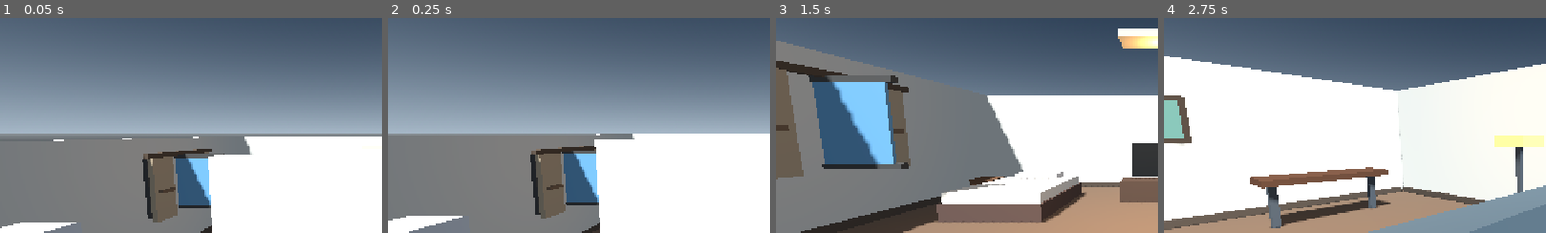
Above: before the commit, frames 1-4 (left to right).
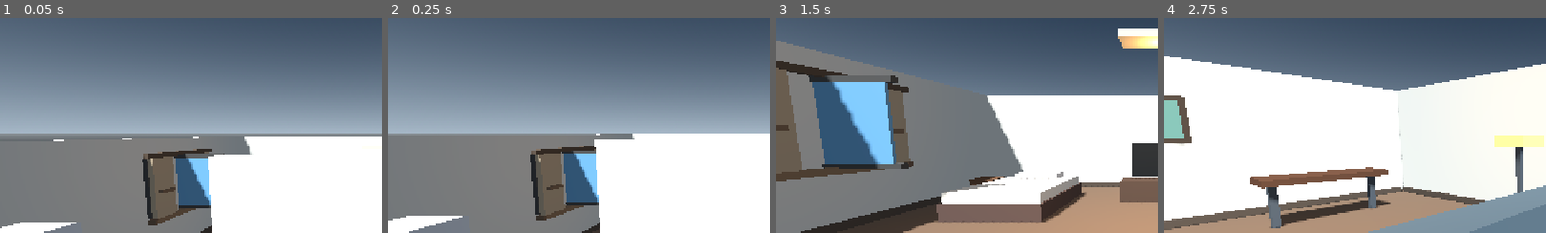
Above: after the commit, the same moments.

Repository: filesgloom-png/URBAN-ROOTS
Game: Godot game, scene res://scenes/main.tscn
Two runs of this game, one before a commit and one after it. Both use one fixed random seed, a clock stepped at 60 frames per second and the inputs below.
Inputs (mouse positions are % of the whole screen's width and height, from its top left):
- Up to frame 1 (0.05 s): no input
- Up to frame 2 (0.25 s): no input
- Up to frame 3 (1.5 s): click "КАМЕРА" at 0.5 s; click "БЕГ" at 1.25 s
- Up to frame 4 (2.75 s): tap Enter at 2 s; drag from (9, 85) to (60, 28) at 2.02 s
The pictures show only the part of the screen within x 0-50%, y 14-64%; the shares and areas given below are measured in that part.

The runs differ from the first frame. In frame 1, 0.3% of the frame differs, in the area x 38-52%, y 88-97%; in frame 2, 0.3%; in frame 3, 0.8%, in the area x 0-36%, y 66-76%; in frame 4, nothing differs.

Commit message:
Add apartment window sill details

Diff:
--- a/scripts/main.gd
+++ b/scripts/main.gd
@@ -113,6 +113,9 @@
 	_box(self, "WindowCurtainRight", Vector3(0.12, 1.65, 0.78), Vector3(-5.7, 1.92, -0.28), Color(0.64, 0.57, 0.46), false)
 	_box(self, "WindowCurtainTieLeft", Vector3(0.15, 0.08, 0.48), Vector3(-5.62, 1.85, -2.12), Color(0.42, 0.34, 0.26), false)
 	_box(self, "WindowCurtainTieRight", Vector3(0.15, 0.08, 0.48), Vector3(-5.62, 1.85, -0.28), Color(0.42, 0.34, 0.26), false)
+	_box(self, "WindowSill", Vector3(0.18, 0.12, 2.72), Vector3(-5.72, 1.12, -1.2), Color(0.48, 0.39, 0.29), false)
+	_box(self, "WindowSillEndLeft", Vector3(0.18, 0.12, 0.12), Vector3(-5.72, 1.12, -2.52), Color(0.39, 0.31, 0.24), false)
+	_box(self, "WindowSillEndRight", Vector3(0.18, 0.12, 0.12), Vector3(-5.72, 1.12, 0.12), Color(0.39, 0.31, 0.24), false)
 	_box(self, "KitchenCounter", Vector3(2.8, 0.9, 0.75), Vector3(-3.9, 0.45, 2.5), Color(0.5, 0.5, 0.46))
 	_box(self, "Fridge", Vector3(0.85, 2.0, 0.8), Vector3(-5.0, 1.0, 3.6), Color(0.72, 0.75, 0.76))
 	_box(self, "LampStem", Vector3(0.08, 1.1, 0.08), Vector3(4.5, 1.05, 0.1), trim_mat)
